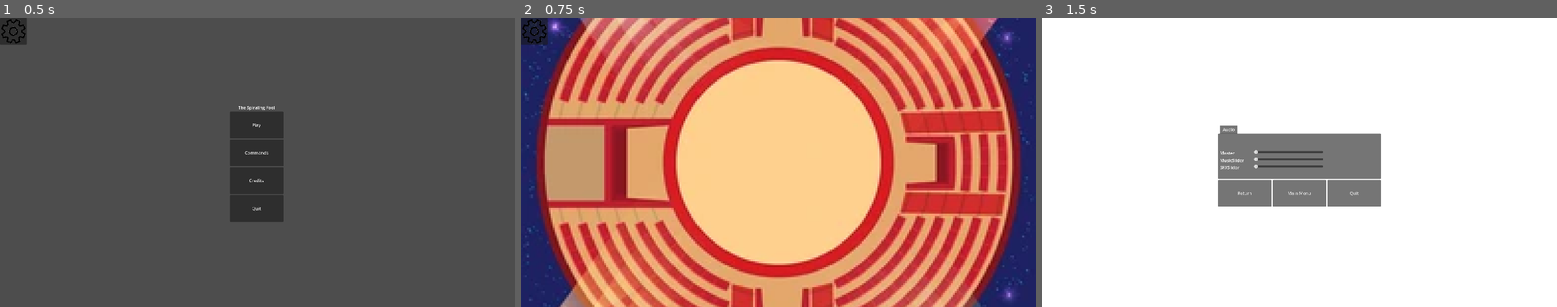
Above: before the commit, frames 1-3 (left to right).
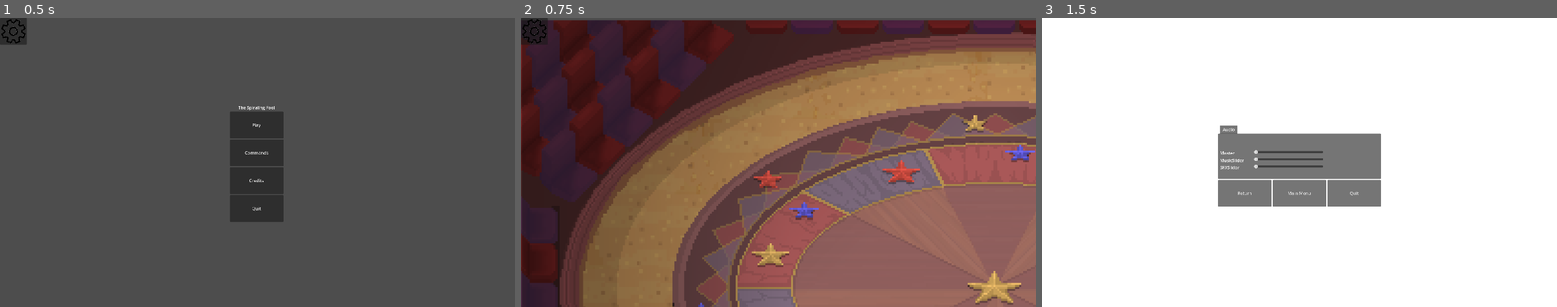
Above: after the commit, the same moments.

Repository: OscarPindaro/BossRushJam2025
Game: Godot game, scene res://scenes/controller/base_controller.tscn
Same seed, same stepped clock (60 frames per second), same inputs: the game is played once before the commit and once after it.
Inputs (mouse positions are in pixels of both pictures, inside the frame that each line leads up to):
- Up to frame 1 (0.5 s): no input
- Up to frame 2 (0.75 s): click "Play" at 0.5 s
- Up to frame 3 (1.5 s): click (1057, 32) at 1.25 s

Frame 1 is identical in both runs. In frame 2, 99% of the frame differs, in the area x 0-100%, y 0-100%; in frame 3, nothing differs.

Commit message:
aggiunta mappa

Diff:
--- a/scenes/map/map.tscn
+++ b/scenes/map/map.tscn
@@ -1,11 +1,11 @@
 [gd_scene load_steps=2 format=3 uid="uid://d1sdkri0tjfcq"]
 
-[ext_resource type="Texture2D" uid="uid://cs74280rtpu2l" path="res://asset/graphic/placeholder/backgroundplaceholder.png" id="1_7i3hy"]
+[ext_resource type="Texture2D" uid="uid://bolbv1dk1gh8j" path="res://asset/graphic/Circus BG.png" id="1_dj3he"]
 
 [node name="Map" type="Node2D"]
 
 [node name="Sprite2D" type="Sprite2D" parent="."]
-position = Vector2(0, -420)
+position = Vector2(-4, 8.00006)
 scale = Vector2(7.385, 7.385)
-texture = ExtResource("1_7i3hy")
+texture = ExtResource("1_dj3he")
 centered = false
Binary file added: asset/graphic/Circus BG.png
Not shown, added: asset/graphic/Circus BG.png.import
